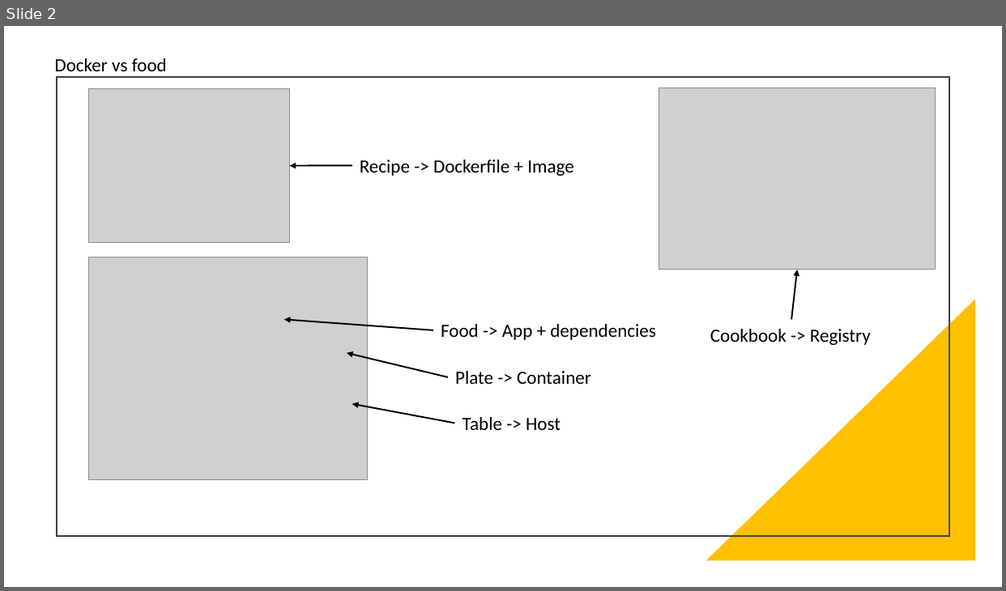
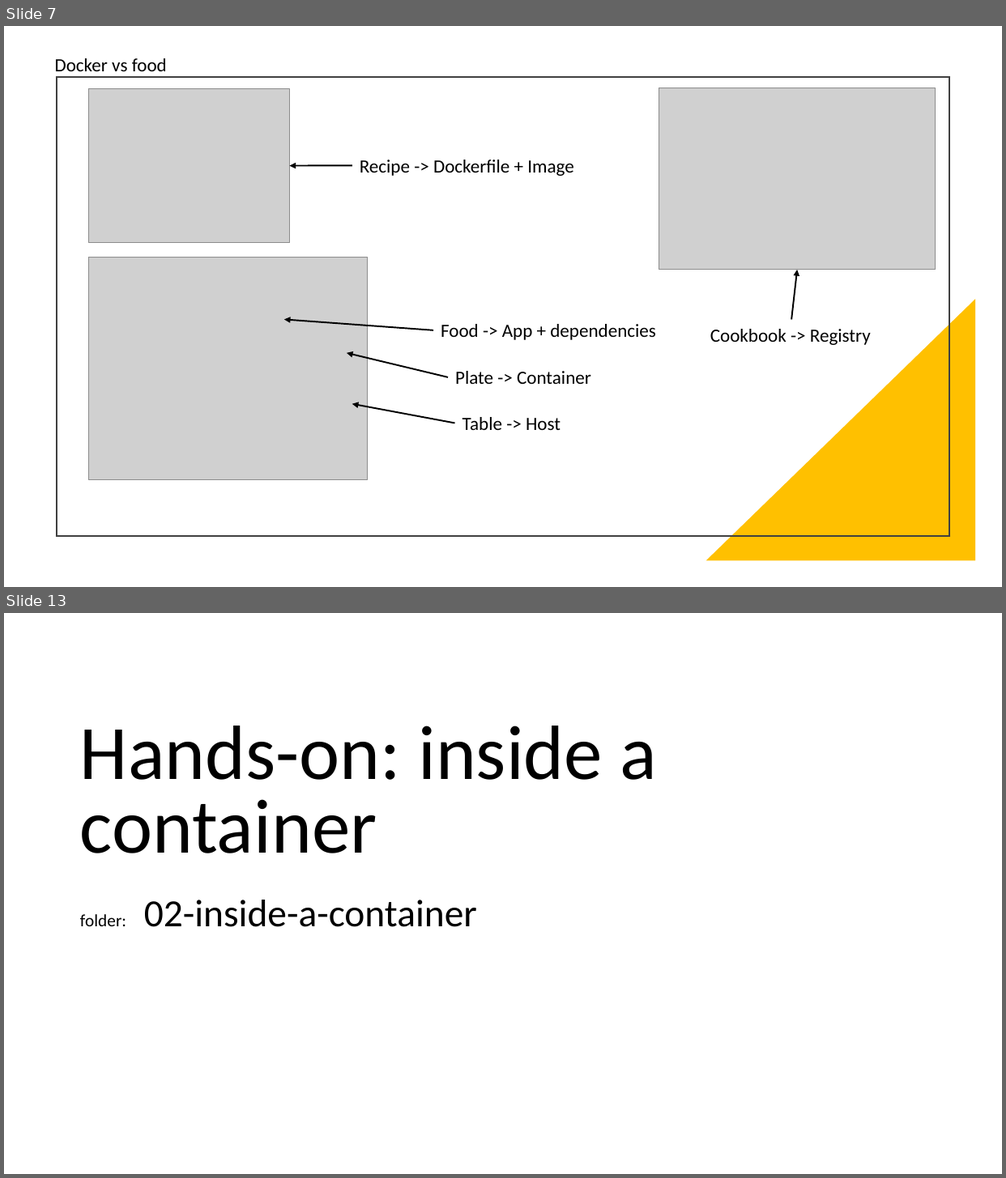
Before and after one commit to santanaguy/hexis-presentations, a slide deck: Docker Delight.pptx. Shown one above the other, each under a label of ours: slide 2 before the commit, slides 7 and 13 after it; the slides between them are not shown. The pictures are 1006x591 and 1006x1178 pixels, drawn with LibreOffice and Linux fonts; fonts in the diff are those of the drawing; grey boxes stand for pictures. Boxes give left, top, right and bottom in pixels: in the first picture for what was removed or moved away, otherwise in the second. Text is boxed around its words. In the diff, an @@ line names an element or a change of style, - is before the commit and + after.

```diff
--- a/Docker Delight.pptx
+++ b/Docker Delight.pptx
@@ slide 13 added at box(4, 613, 1002, 1174), background #FFFFFF @@
@@ text added at box(80, 726, 656, 927), 74 pt, text #000000 @@
+Hands-on: inside a container
+folder: 02-inside-a-container
@@ what was slide 2 is now slide 7 @@
```
Also in this commit, not shown: 3 slides changed, 25 other slides added, 5 slides removed, 2 other files.
